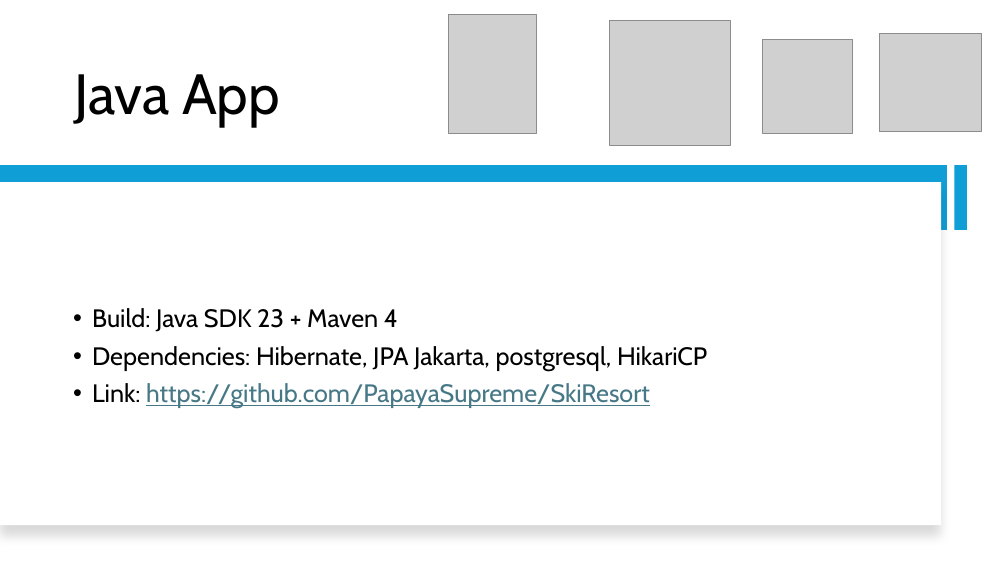
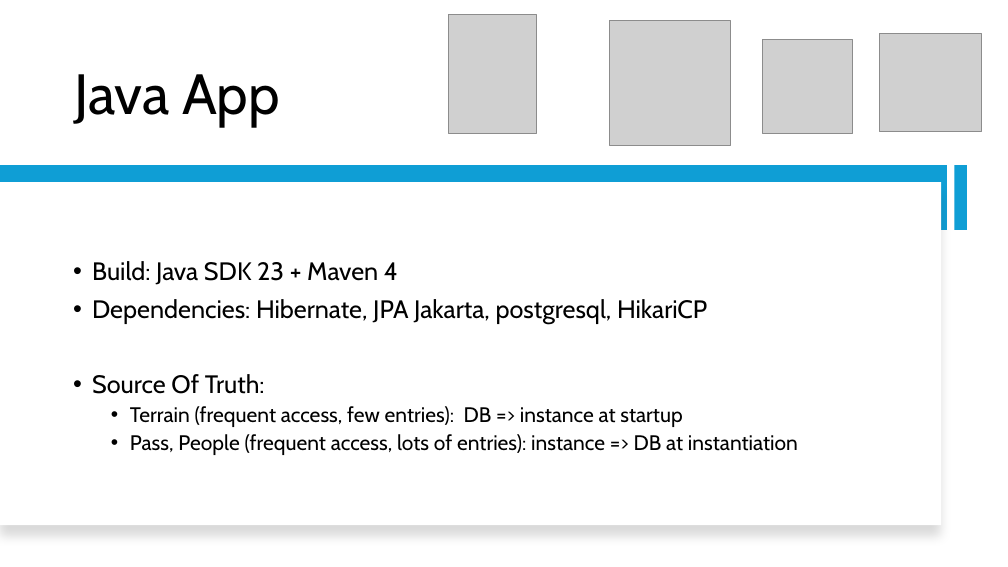
Before and after one commit to PapayaSupreme/SkiResort, a slide deck: slide 10 of Ski Resort.pptx (slide 8 before the commit). Drawn at 1008x567 pixels with LibreOffice and Linux fonts; fonts in the diff are those of the drawing; grey boxes stand for pictures. Boxes give left, top, right and bottom in pixels: in the first picture for what was removed or moved away, otherwise in the second. Text is boxed around its words. In the diff, an @@ line names an element or a change of style, - is before the commit and + after.

```diff
--- a/Ski Resort.pptx
+++ b/Ski Resort.pptx
@@ text at bbox=[92, 374, 798, 455]: text changed; size 24 to 20 pt; text colour #467886 to #000000 @@
-• Link: https://github.com/PapayaSupreme/SkiResort
+• Source Of Truth:
+  • Terrain (frequent access, few entries): DB => instance at startup
+  • Pass, People (frequent access, lots of entries): instance => DB at instantiation
```
Also in this commit, not shown: 2 other slides changed, 3 slides added, 9 other files.
